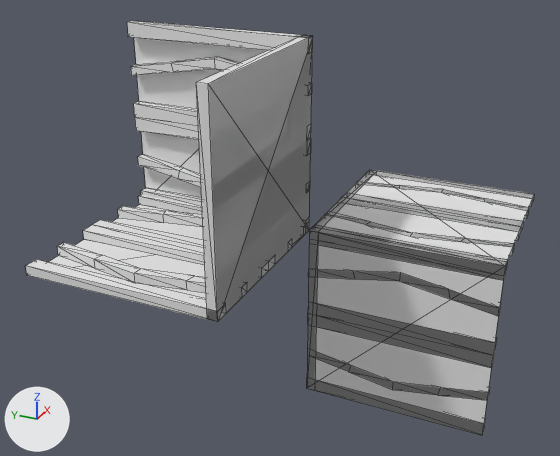
One commit to the OBJ model Data/bmc/tiles/t_219.obj: the scene before it, then after it.
Before and after are seen from a 50 mm camera at (-1.71, -0.686, 0.845) aimed at (-0.029, 0.07, 0.005). Every picture has the same lights, and +X, +Y and +Z are marked at lower left. Mesh edges are drawn as thin lines. Where no turn or scale is listed for an object, it has been applied to the vertices.

Script lines for the objects in view, before the commit:
```python
me_t_219 = bpy.data.meshes.new('t_219')
me_t_219.from_pydata(...)  # 277 vertices, 516 faces; spans x -0.5..0.5, y -0.5..0.5, z -0.5..0.5
ob_t_219 = bpy.data.objects.new('t_219', me_t_219)
ob_t_219.location = (0.0, 0.0, 0.0)
```
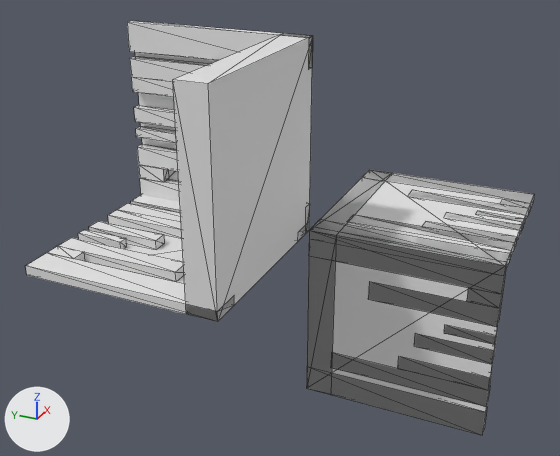
Scene script edits in JSON lines:
```json
{"block": "me_t_219", "where": "# used by ob_t_219; location = (0.0, 0.0, 0.0)"}
{"op": "remove", "block": "me_t_219", "code": "me_t_219.from_pydata(...)  # 277 vertices, 516 faces; spans x -0.5..0.5, y -0.5..0.5, z -0.5..0.5"}
{"op": "add", "block": "me_t_219", "code": "me_t_219.from_pydata(...)  # 237 vertices, 416 faces; spans x -0.5..0.5, y -0.5..0.5, z -0.5..0.5"}
{"block": "me_t_219", "change": "me_t_219 part 1: a new loose piece, a box spanning x -0.025..0.0, y 0.3..0.5, z 0.237..0.277"}
{"block": "me_t_219", "change": "me_t_219 part 2: a new loose piece, a box spanning x 0.0..0.025, y -0.5..-0.374, z -0.218..-0.193"}
{"block": "me_t_219", "change": "me_t_219 part 3: a new loose piece, a box spanning x -0.025..0.0, y 0.374..0.5, z 0.193..0.218"}
{"block": "me_t_219", "change": "me_t_219 part 4: a new loose piece, a box spanning x 0.0..0.025, y -0.5..-0.3, z -0.277..-0.237"}
{"block": "me_t_219", "change": "me_t_219 part 5: a new loose piece, a box spanning x 0.282..0.307, y -0.5..-0.374, z -0.025..0.0"}
{"block": "me_t_219", "change": "me_t_219 part 6: a new loose piece, a box spanning x -0.307..-0.282, y 0.374..0.5, z 0.0..0.025"}
{"block": "me_t_219", "change": "me_t_219 part 7: a new loose piece, a box spanning x 0.223..0.263, y -0.5..-0.3, z -0.025..0.0"}
{"block": "me_t_219", "change": "me_t_219 part 8: a new loose piece, a box spanning x -0.263..-0.223, y 0.3..0.5, z 0.0..0.025"}
{"block": "me_t_219", "change": "me_t_219 part 9: the loose piece of 20 vertices spanning x 0.0..0.025, y -0.5..0.0, z -0.429..-0.362 is rebuilt with 14 vertices and now spans x 0.0..0.025, y -0.5..-0.071, z -0.408..-0.318"}
{"block": "me_t_219", "change": "me_t_219 part 10: the loose piece of 20 vertices spanning x 0.071..0.138, y -0.5..0.0, z -0.025..0.0 is rebuilt with 14 vertices and now spans x 0.092..0.182, y -0.5..-0.071, z -0.025..0.0"}
{"block": "me_t_219", "change": "me_t_219 part 11: the loose piece of 20 vertices spanning x -0.025..0.0, y 0.0..0.5, z 0.362..0.429 is rebuilt with 14 vertices and now spans x -0.025..0.0, y 0.071..0.5, z 0.318..0.408"}
{"block": "me_t_219", "change": "me_t_219 part 12: the loose piece of 20 vertices spanning x -0.138..-0.071, y 0.0..0.5, z 0.0..0.025 is rebuilt with 14 vertices and now spans x -0.182..-0.092, y 0.071..0.5, z 0.0..0.025"}
{"block": "me_t_219", "change": "me_t_219 part 13: the loose piece of 12 vertices spanning x -0.287..-0.213, y 0.0..0.5, z 0.0..0.025 is deleted"}
{"block": "me_t_219", "change": "me_t_219 part 14: the loose piece of 12 vertices spanning x 0.213..0.287, y -0.5..0.0, z -0.025..0.0 is deleted"}
{"block": "me_t_219", "change": "me_t_219 part 15: the loose piece of 12 vertices spanning x 0.0..0.025, y -0.5..0.0, z -0.287..-0.212 is deleted"}
{"block": "me_t_219", "change": "me_t_219 part 16: the loose piece of 12 vertices spanning x -0.025..0.0, y 0.0..0.5, z 0.212..0.287 is deleted"}
{"block": "me_t_219", "change": "me_t_219 part 17: 120 vertices removed from x -0.5..0.5, y -0.5..0.5, z -0.5..0.5; 88 vertices added at x -0.5..0.5, y -0.5..0.5, z -0.5..0.5"}
```

Where the change shows, as pixel boxes (x1, y1, x2, y2) in the pictures (560 x 456 px; the box of a moved part takes in the faces that stretch with it):
```json
{"part": 1, "of": "me_t_219", "change": "added", "after": [134, 105, 175, 127]}
{"part": 2, "of": "me_t_219", "change": "added", "after": [444, 325, 497, 345]}
{"part": 3, "of": "me_t_219", "change": "added", "after": [136, 126, 176, 143]}
{"part": 4, "of": "me_t_219", "change": "added", "after": [414, 333, 495, 364]}
{"part": 5, "of": "me_t_219", "change": "added", "after": [476, 211, 524, 231]}
{"part": 6, "of": "me_t_219", "change": "added", "after": [78, 230, 127, 249]}
{"part": 7, "of": "me_t_219", "change": "added", "after": [444, 212, 522, 239]}
{"part": 8, "of": "me_t_219", "change": "added", "after": [89, 221, 165, 250]}
{"part": 9, "of": "me_t_219", "change": "rebuilt", "before": [307, 348, 490, 400], "after": [331, 353, 492, 407], "on screen": "12% narrower"}
{"part": 10, "of": "me_t_219", "change": "rebuilt", "before": [325, 212, 514, 256], "after": [347, 215, 517, 260], "on screen": "10% narrower"}
{"part": 11, "of": "me_t_219", "change": "rebuilt", "before": [131, 57, 312, 95], "after": [130, 56, 209, 97]}
{"part": 12, "of": "me_t_219", "change": "rebuilt", "before": [118, 206, 292, 251], "after": [108, 203, 182, 239]}
{"part": 13, "of": "me_t_219", "change": "deleted", "before": [83, 220, 275, 277]}
{"part": 14, "of": "me_t_219", "change": "deleted", "before": [338, 193, 523, 241]}
{"part": 15, "of": "me_t_219", "change": "deleted", "before": [308, 301, 496, 368]}
{"part": 16, "of": "me_t_219", "change": "deleted", "before": [134, 101, 311, 155]}
{"part": 17, "of": "me_t_219", "change": "moved or reshaped", "before": [26, 22, 534, 435], "after": [26, 22, 534, 435]}
```
